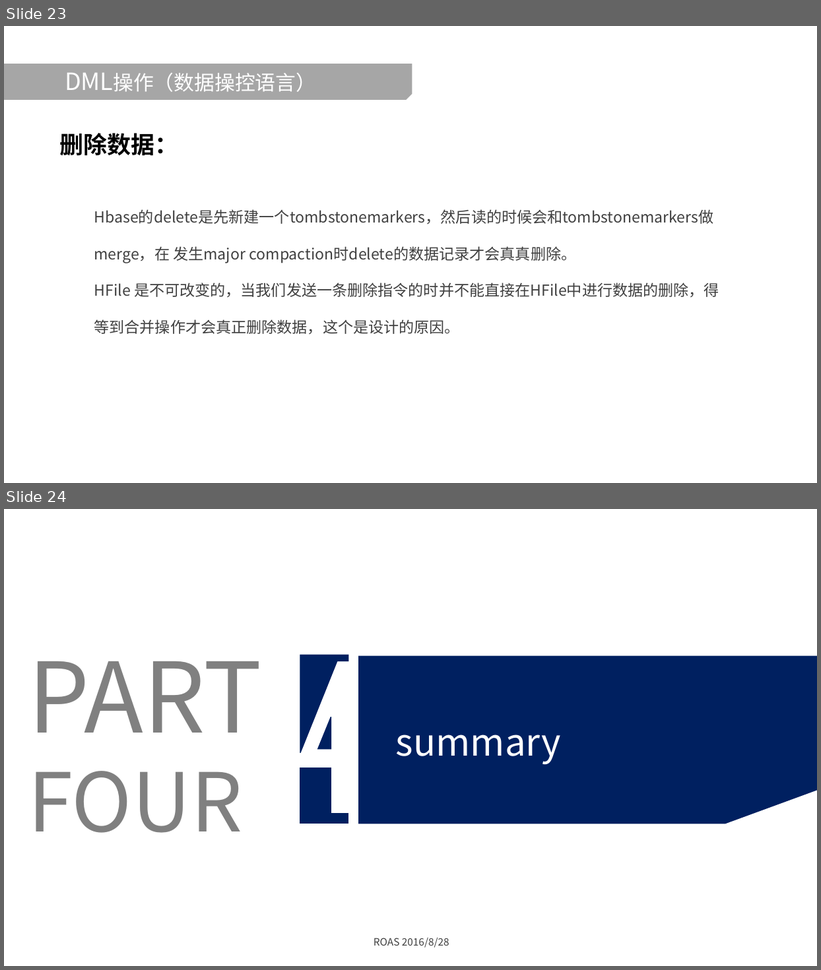
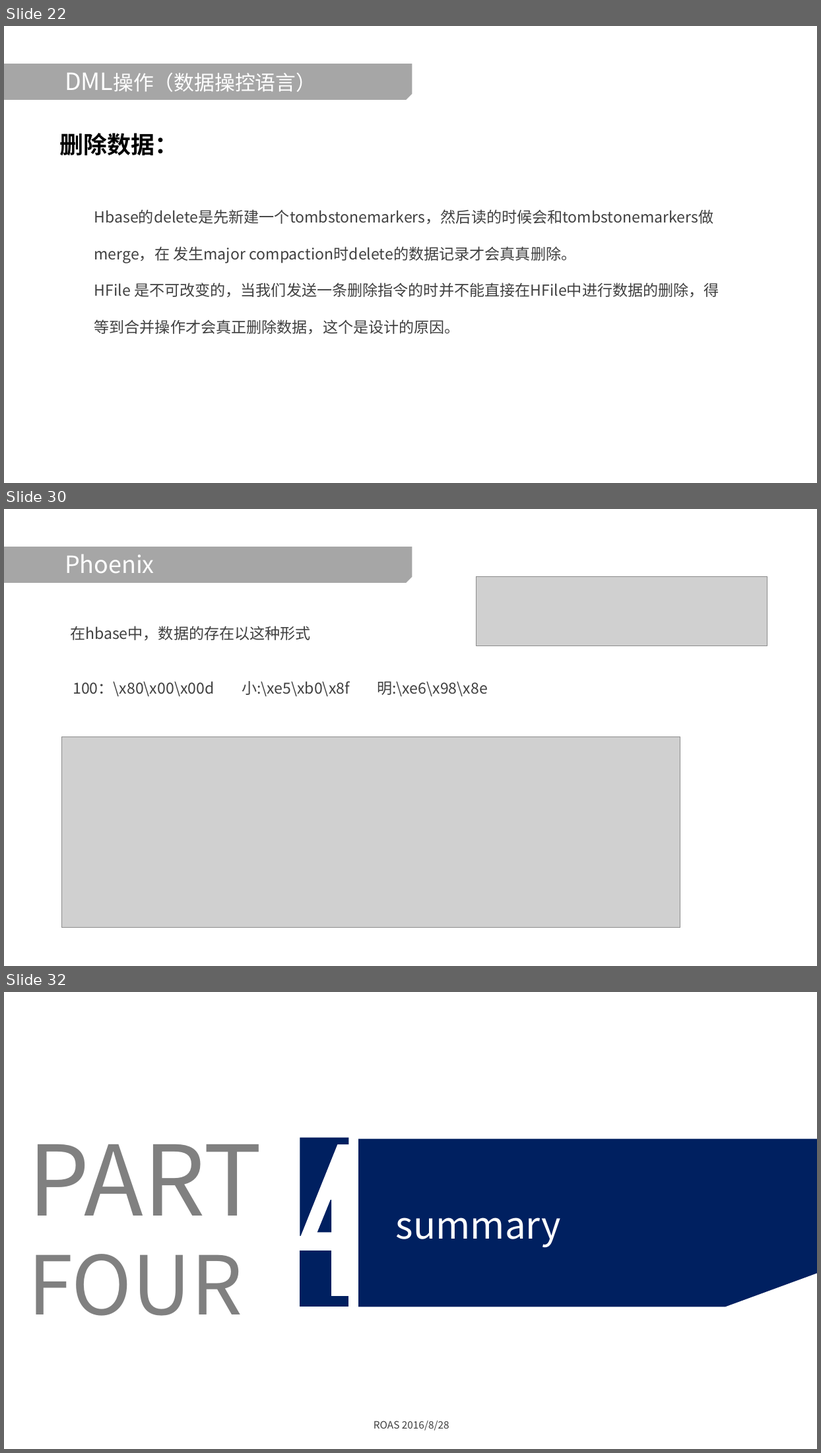
Before and after one commit to Guosmilesmile/hbaseDoc, a slide deck: Hbase学习分享.pptx. Shown one above the other, each under a label of ours: slides 23 and 24 before the commit, slides 22, 30 and 32 after it; the slides between them are not shown. The pictures are 821x970 and 821x1453 pixels, drawn with LibreOffice and Linux fonts; fonts in the diff are those of the drawing; grey boxes stand for pictures; background and template pictures are left out. Boxes give left, top, right and bottom in pixels: in the first picture for what was removed or moved away, otherwise in the second. Text is boxed around its words. In the diff, an @@ line names an element or a change of style, - is before the commit and + after.

Commit message:
add phoenix

```diff
--- a/Hbase学习分享.pptx
+++ b/Hbase学习分享.pptx
@@ slide 30 added at <box>4,509,817,966</box>, background picture (left out) @@
@@ snip rect added at <box>4,547,412,583</box>, fill #A6A6A6 @@
@@ title added at <box>65,554,154,573</box>, 28 pt, text #FFFFFF @@
+Phoenix
@@ picture added at <box>476,577,767,646</box> @@
@@ text added at <box>70,626,311,640</box>, 18 pt, text #404040 @@
+在hbase中，数据的存在以这种形式
@@ text added at <box>73,681,488,696</box>, 18 pt, text #404040 @@
+100：\x80\x00\x00d 小:\xe5\xb0\x8f 明:\xe6\x98\x8e
@@ picture added at <box>62,737,680,928</box> @@
@@ what was slide 23 is now slide 22 @@
@@ what was slide 24 is now slide 32 @@
```
Also in this commit, not shown: 3 slides changed, 7 other slides added.
